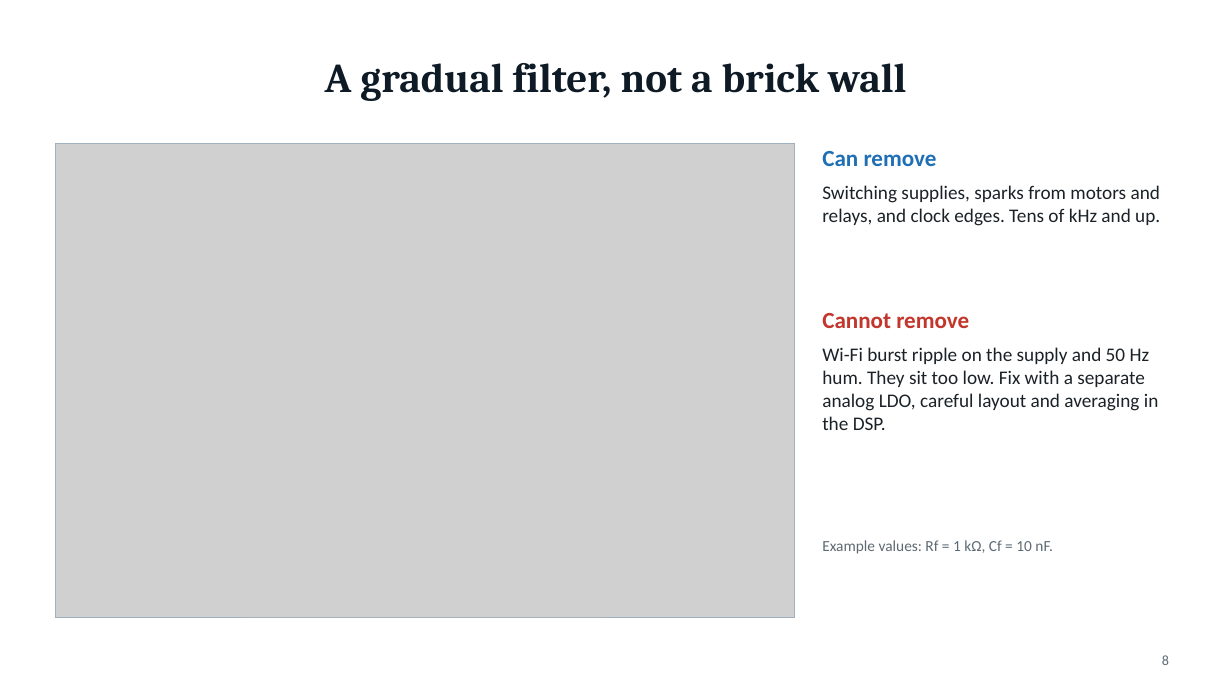
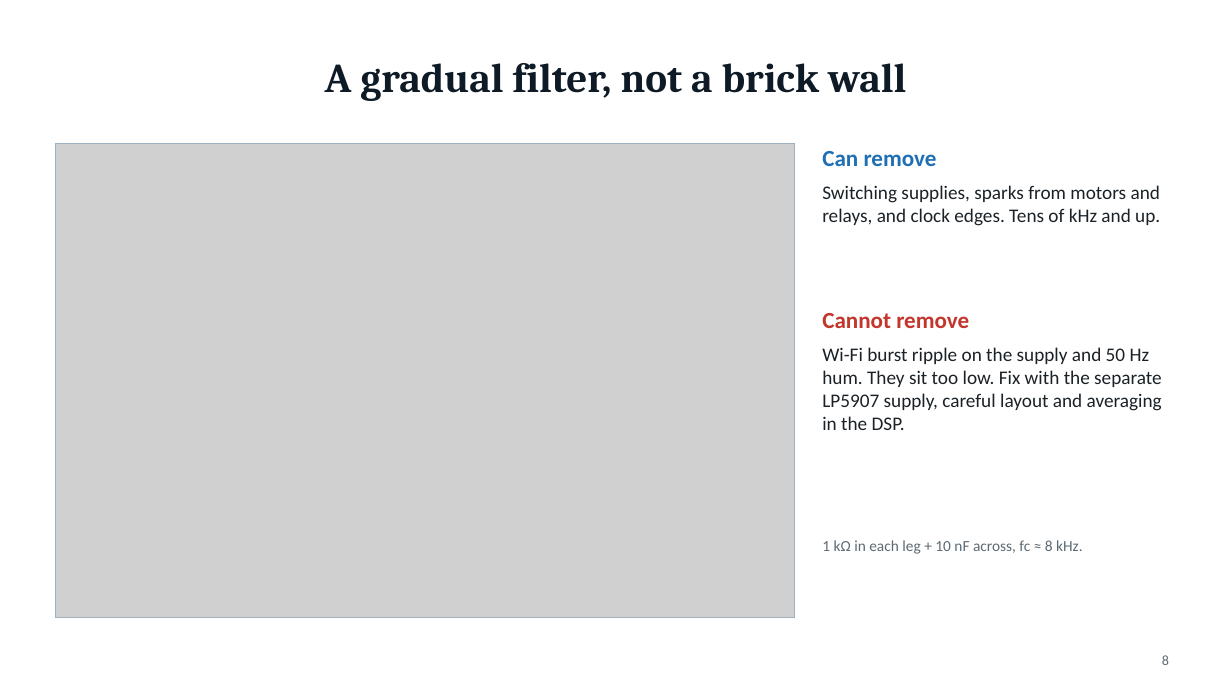
Before and after one commit to PowerWorksLab/PowerLenz, a slide deck: slide 8 of documentation/presentations/powerlenz-front-end.pptx. Drawn at 1232x693 pixels with LibreOffice and Linux fonts; fonts in the diff are those of the drawing; grey boxes stand for pictures. Boxes give left, top, right and bottom in pixels: in the first picture for what was removed or moved away, otherwise in the second. Text is boxed around its words. In the diff, an @@ line names an element or a change of style, - is before the commit and + after.

```diff
--- a/documentation/presentations/powerlenz-front-end.pptx
+++ b/documentation/presentations/powerlenz-front-end.pptx
@@ text at [822,347,1162,430]: text changed @@
-Wi-Fi burst ripple on the supply and 50 Hz hum. They sit too low. Fix with a separate analog LDO, careful layout and averaging in the DSP.
+Wi-Fi burst ripple on the supply and 50 Hz hum. They sit too low. Fix with the separate LP5907 supply, careful layout and averaging in the DSP.
@@ text at [822,540,1083,554]: text changed @@
-Example values: Rf = 1 kΩ, Cf = 10 nF.
+1 kΩ in each leg + 10 nF across, fc ≈ 8 kHz.
```
Also in this commit, not shown: 9 other slides changed, 6 slides added, 2 slides removed, 16 other files.
